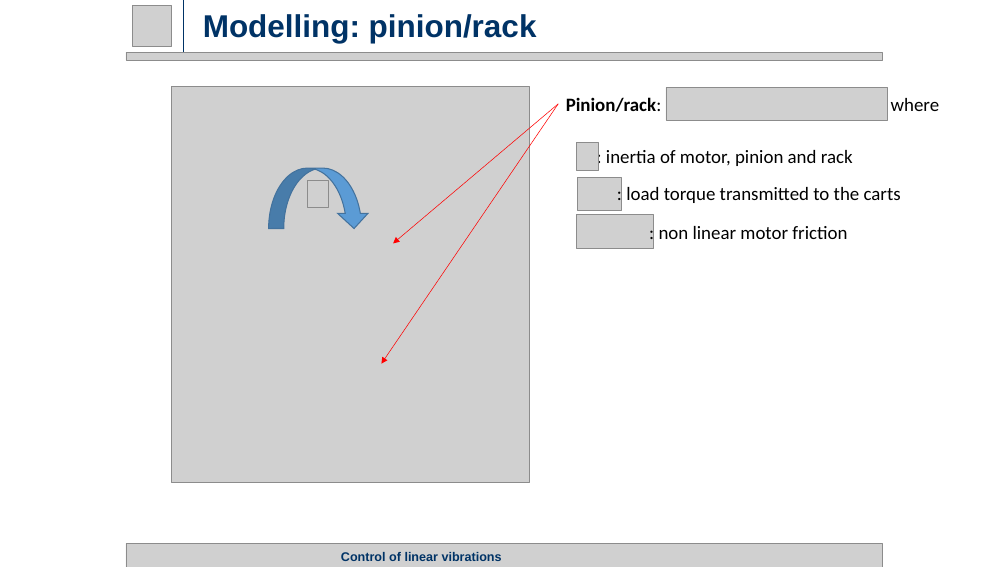
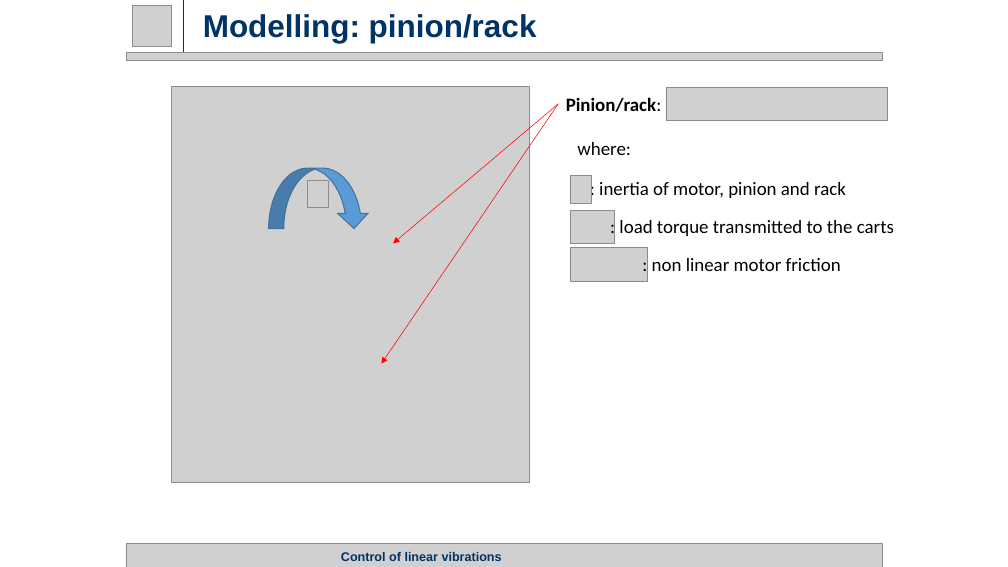
Before and after one commit to rssalessio/Control-Linear-Vibrations, a slide deck: slide 7 of finalPresentation/Part 1/Part1.pptx (slide 6 before the commit). Drawn at 1008x567 pixels with LibreOffice and Linux fonts; fonts in the diff are those of the drawing; grey boxes stand for pictures. Boxes give left, top, right and bottom in pixels: in the first picture for what was removed or moved away, otherwise in the second. Text is boxed around its words. In the diff, an @@ line names an element or a change of style, - is before the commit and + after.

```diff
--- a/finalPresentation/Part 1/Part1.pptx
+++ b/finalPresentation/Part 1/Part1.pptx
@@ text at [566, 97, 662, 112]: text changed @@
-Pinion/rack: where
+Pinion/rack:
@@ picture removed at [577, 143, 599, 171] @@
@@ text added at [577, 142, 631, 155], 18 pt, text #000000 @@
+where:
@@ picture added at [570, 175, 592, 203] @@
@@ picture removed at [578, 178, 622, 211] @@
@@ text ": inertia of motor, pinion ...": place and size @@
-text ": inertia of motor, pinion ..." at [606, 150, 853, 166]
+text ": inertia of motor, pinion ..." at [599, 182, 846, 198]
@@ picture added at [571, 210, 615, 243] @@
@@ picture removed at [577, 215, 654, 249] @@
@@ text ": load torque transmitted to ...": place and size @@
-text ": load torque transmitted to ..." at [626, 187, 901, 203]
+text ": load torque transmitted to ..." at [619, 220, 894, 236]
@@ picture added at [570, 247, 647, 281] @@
@@ text ": non linear motor friction": place and size @@
-text ": non linear motor friction" at [659, 226, 847, 239]
+text ": non linear motor friction" at [652, 258, 841, 271]
```
Also in this commit, not shown: 10 other slides changed, 1 slide added.
